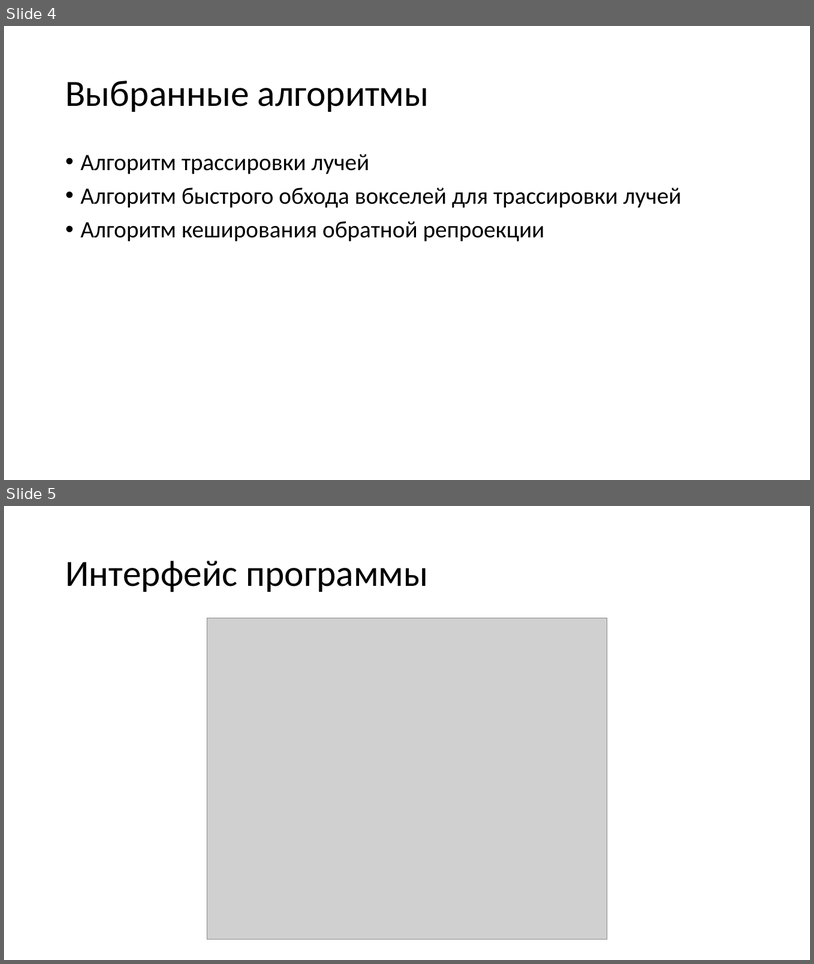
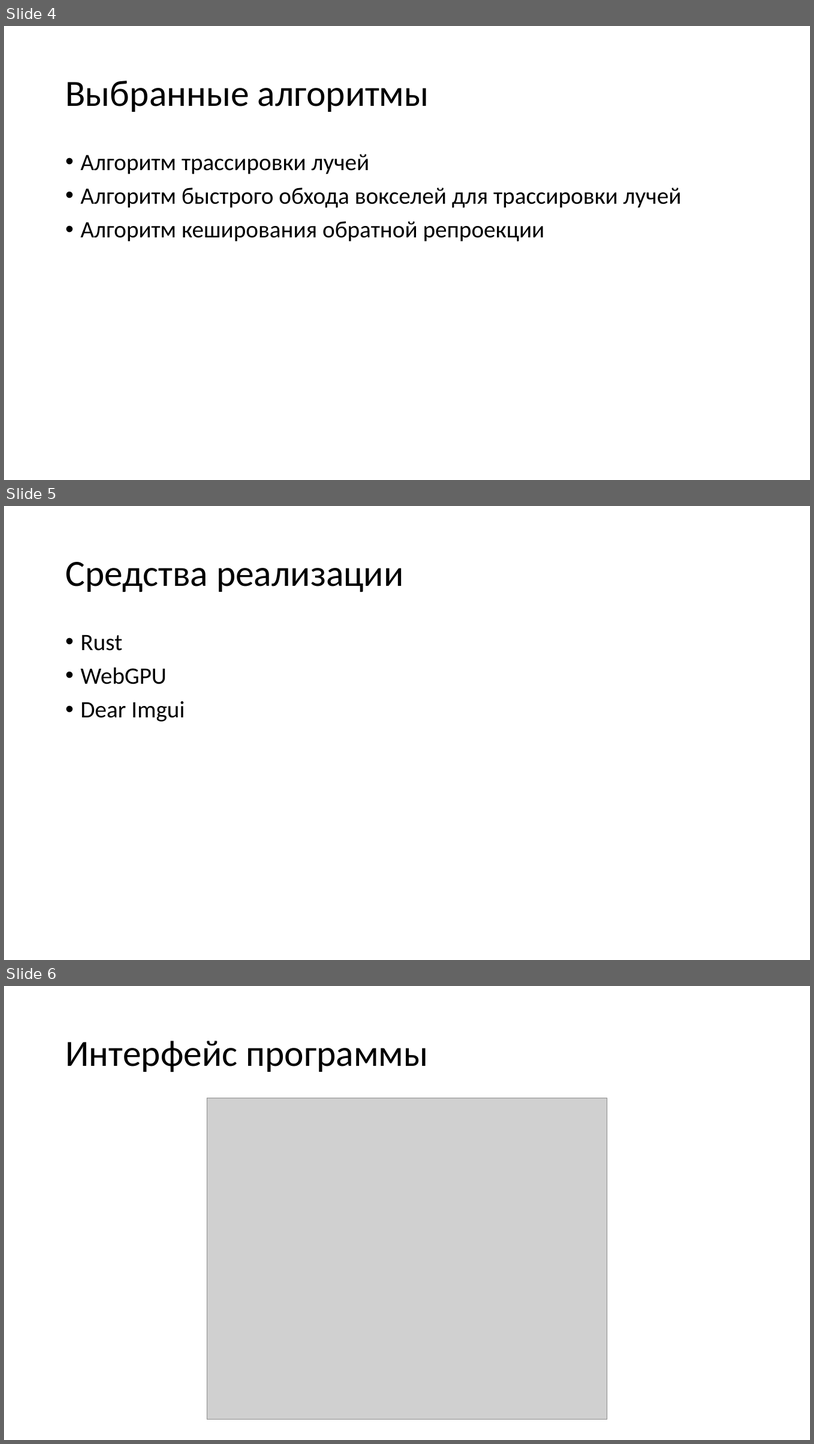
Before and after one commit to Holodome/voxel-water, a slide deck: docs/pres.pptx. Shown one above the other, each under a label of ours: slides 4 and 5 before the commit, slides 4, 5 and 6 after it. The pictures are 814x964 and 814x1444 pixels, drawn with LibreOffice and Linux fonts; fonts in the diff are those of the drawing; grey boxes stand for pictures. Boxes give left, top, right and bottom in pixels: in the first picture for what was removed or moved away, otherwise in the second. Text is boxed around its words. In the diff, an @@ line names an element or a change of style, - is before the commit and + after.

```diff
--- a/docs/pres.pptx
+++ b/docs/pres.pptx
@@ slide 5 added at box(4, 506, 810, 960), background #FFFFFF @@
@@ title added at box(65, 562, 404, 592), 44 pt, text #000000 @@
+Средства реализации
@@ text added at box(81, 635, 185, 721), 28 pt, text #000000 @@
+• Rust
+• WebGPU
+• Dear Imgui
@@ what was slide 5 is now slide 6 @@
```
Also in this commit, not shown: 3 other slides added, 8 other files.
